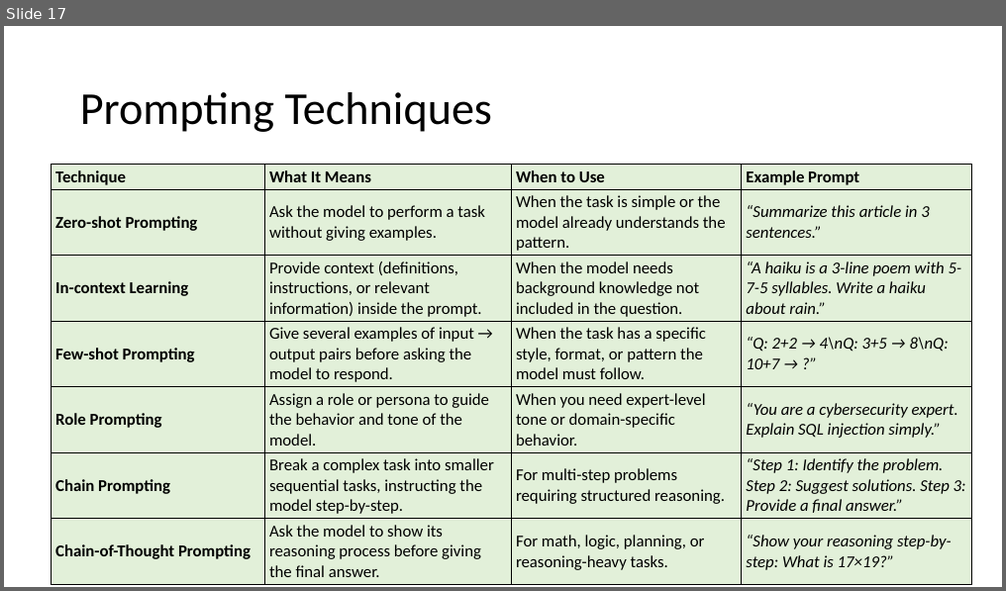
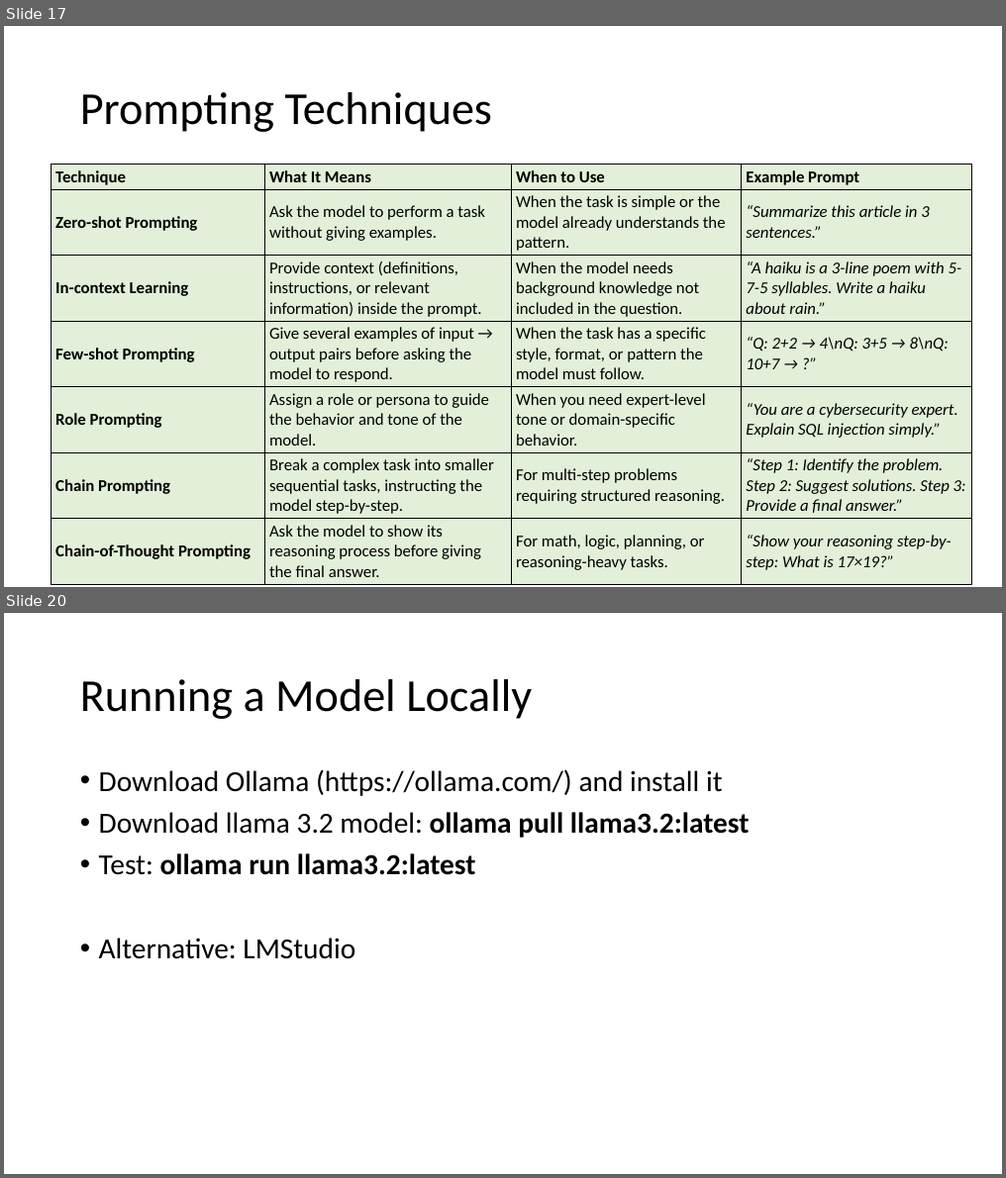
Before and after one commit to atulkahatecdac/agenticai_real, a slide deck: presentation/no-code-low-code-realpage.pptx. Shown one above the other, each under a label of ours: slide 17 before the commit, slides 17 and 20 after it; the slides between them are not shown. The pictures are 1006x591 and 1006x1178 pixels, drawn with LibreOffice and Linux fonts; fonts in the diff are those of the drawing. Boxes give left, top, right and bottom in pixels: in the first picture for what was removed or moved away, otherwise in the second. Text is boxed around its words. In the diff, an @@ line names an element or a change of style, - is before the commit and + after.

```diff
--- a/presentation/no-code-low-code-realpage.pptx
+++ b/presentation/no-code-low-code-realpage.pptx
@@ slide 20 added at (4,613,1002,1174), background #FFFFFF @@
@@ title added at (80,679,532,719), 44 pt, text #000000 @@
+Running a Model Locally
@@ text added at (99,769,749,959), 28 pt, text #000000 @@
+• Download Ollama (https://ollama.com/) and install it
+• Download llama 3.2 model: ollama pull llama3.2:latest
+• Test: ollama run llama3.2:latest
+• Alternative: LMStudio
```
Also in this commit, not shown: 2 slides changed, 83 other slides added.
